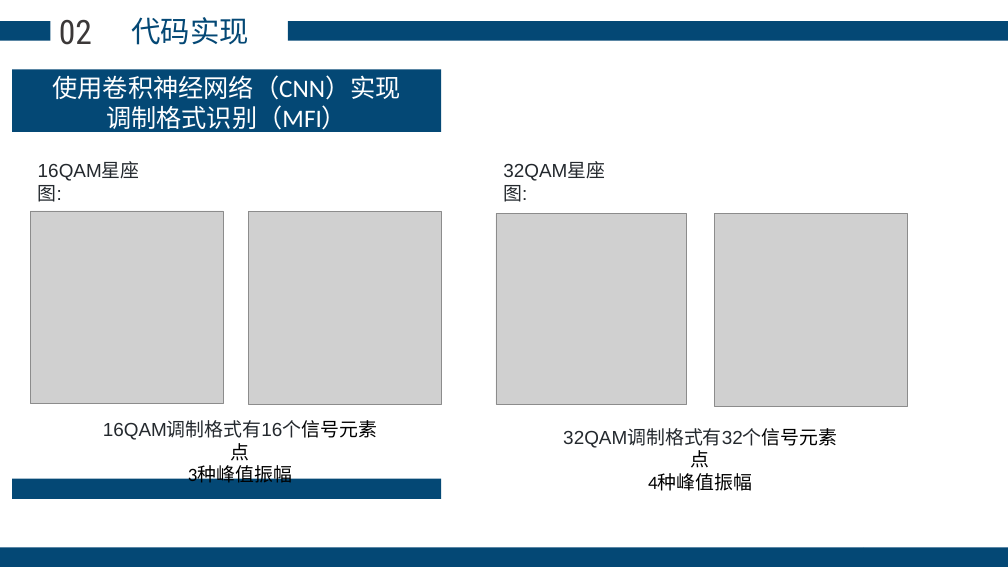
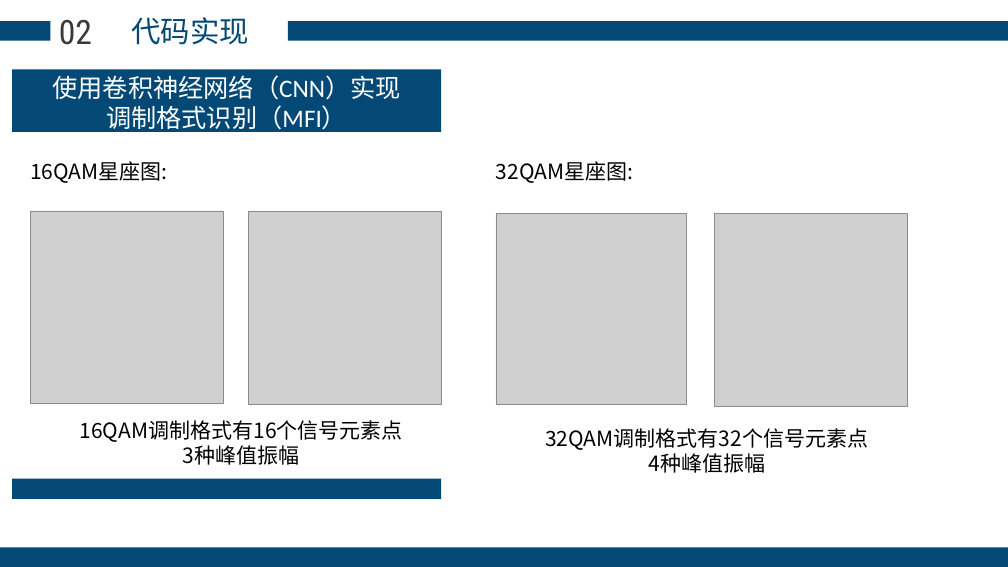
Before and after one commit to Eric-Ma-7/Modulation-Format-Classification, a slide deck: slide 9 of 展示.pptx. Drawn at 1008x567 pixels with LibreOffice and Linux fonts; fonts in the diff are those of the drawing; grey boxes stand for pictures; background and template pictures are left out. Boxes give left, top, right and bottom in pixels: in the first picture for what was removed or moved away, otherwise in the second. Text is boxed around its words. In the diff, an @@ line names an element or a change of style, - is before the commit and + after.

```diff
--- a/展示.pptx
+++ b/展示.pptx
@@ text "16QAM星座图:" at [30,161,168,183]: size 18 to 20 pt, font Arial to Noto Sans CJK SC, text colour #24292E to #000000; alignment left to centre @@
@@ text "32QAM星座图:" at [496,161,634,183]: size 18 to 20 pt, font Arial to Noto Sans CJK SC, text colour #24292E to #000000; alignment left to centre @@
@@ text "16QAM调制格式有16个信号元素点": place and size @@
-text "16QAM调制格式有16个信号元素点" at [188,466,292,483]
+text "16QAM调制格式有16个信号元素点" at [80,420,403,465]
@@ text "16QAM调制格式有16个信号元素点" at [80,420,403,465]: size 18 to 20 pt; font Arial to Noto Sans CJK SC, text colour #24292E to #000000 in "16QAM调制格式有16个信号元素点"; font Calibri to Noto Sans CJK SC in "16QAM调制格式有16个信号元素点", "3种峰值振幅" @@
@@ text "32QAM调制格式有32个信号元素点": place and size @@
-text "32QAM调制格式有32个信号元素点" at [648,474,752,491]
+text "32QAM调制格式有32个信号元素点" at [545,428,868,473]
@@ text "32QAM调制格式有32个信号元素点" at [545,428,868,473]: size 18 to 20 pt; font Arial to Noto Sans CJK SC, text colour #24292E to #000000 in "32QAM调制格式有32个信号元素点"; font Calibri to Noto Sans CJK SC in "32QAM调制格式有32个信号元素点", "4种峰值振幅" @@
```
Also in this commit, not shown: 15 other slides changed.
